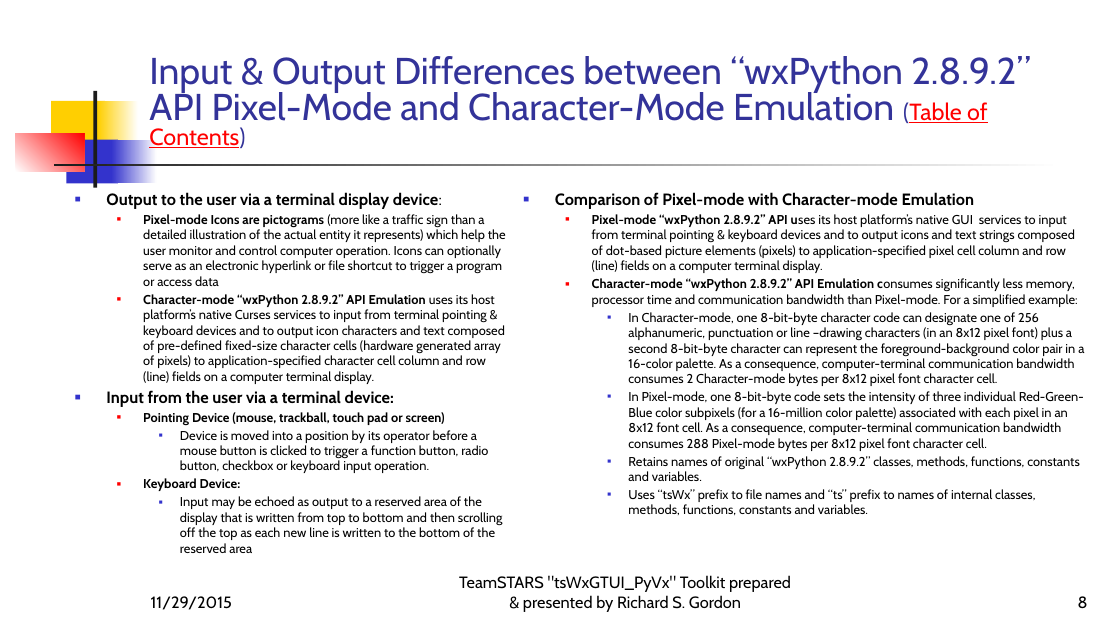
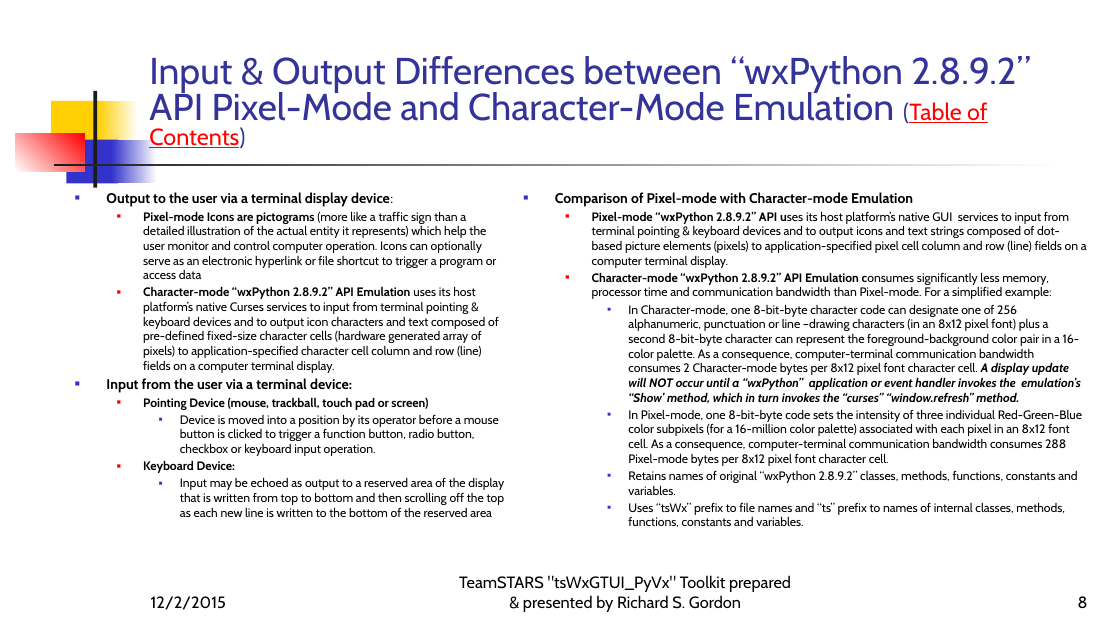
Before and after one commit to rigordo959/tsWxGTUI_PyVx_Repository, a slide deck: slide 8 of Notebooks/EngineeringNotebook/MS-PowerPoint-Files/tsWxGTUI_PyVx/UseCase_5_Graphical_User_Interface.pptx. Drawn at 1120x630 pixels with LibreOffice and Linux fonts; fonts in the diff are those of the drawing. Boxes give left, top, right and bottom in pixels: in the first picture for what was removed or moved away, otherwise in the second. Text is boxed around its words. In the diff, an @@ line names an element or a change of style, - is before the commit and + after.

```diff
--- a/Notebooks/EngineeringNotebook/MS-PowerPoint-Files/tsWxGTUI_PyVx/UseCase_5_Graphical_User_Interface.pptx
+++ b/Notebooks/EngineeringNotebook/MS-PowerPoint-Files/tsWxGTUI_PyVx/UseCase_5_Graphical_User_Interface.pptx
@@ text "Output to the user via ..." at [106,192,505,517]: size 14 to 12 pt in "Output to the user via a terminal ...", "Input from the user via a terminal ..."; size 11 to 10.5 pt @@
@@ text at [555,192,1087,527]: size 14 to 12 pt in "Comparison of Pixel-mode with Character-mode Emulation"; size 11 to 10.5 pt in "Pixel-mode “wxPython 2.8.9.2” API uses its host ...", "Character-mode “wxPython 2.8.9.2” API Emulation consumes sig ...", "In Pixel-mode, one 8-bit-byte code sets the ...", "Retains names of original “wxPython 2.8.9.2” classes, ..." and 1 more places @@
@@ text at [628,304,1081,403]: text changed; size 11 to 10.5 pt @@
-    ■ In Character-mode, one 8-bit-byte character code can designate one of 256 alphanumeric, punctuation or line –drawing characters (in an 8x12 pixel font) plus a second 8-bit-byte character can represent the foreground-background color pair in a 16-color palette. As a consequence, computer-terminal communication bandwidth consumes 2 Character-mode bytes per 8x12 pixel font character cell.
+    ■ In Character-mode, one 8-bit-byte character code can designate one of 256 alphanumeric, punctuation or line –drawing characters (in an 8x12 pixel font) plus a second 8-bit-byte character can represent the foreground-background color pair in a 16-color palette. As a consequence, computer-terminal communication bandwidth consumes 2 Character-mode bytes per 8x12 pixel font character cell. A display update will NOT occur until a “wxPython” application or event handler invokes the emulation’s “Show’ method, which in turn invokes the “curses” “window.refresh” method.
@@ text at [151,596,226,610]: text changed @@
-11/29/2015
+12/2/2015
```
Also in this commit, not shown: 22 other slides changed.
